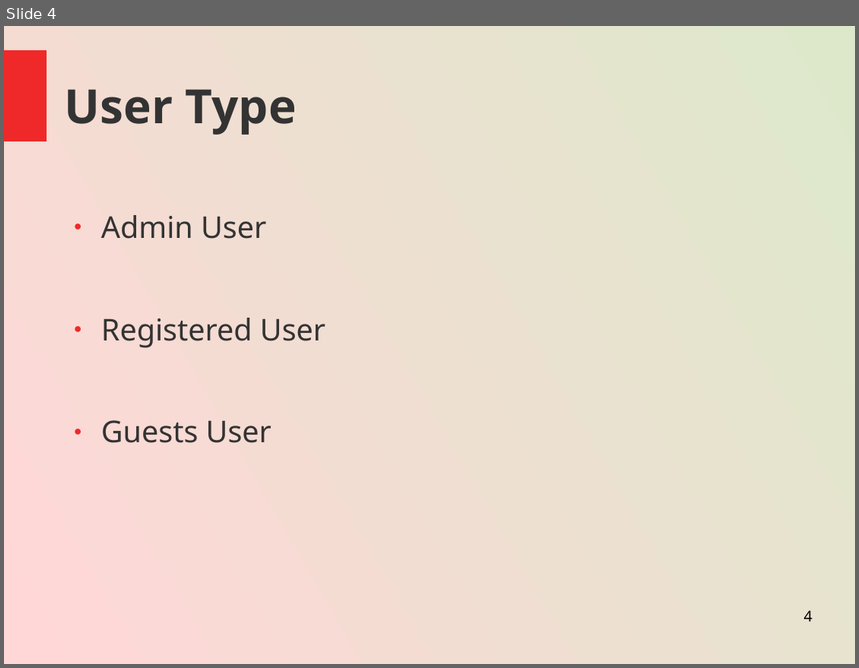
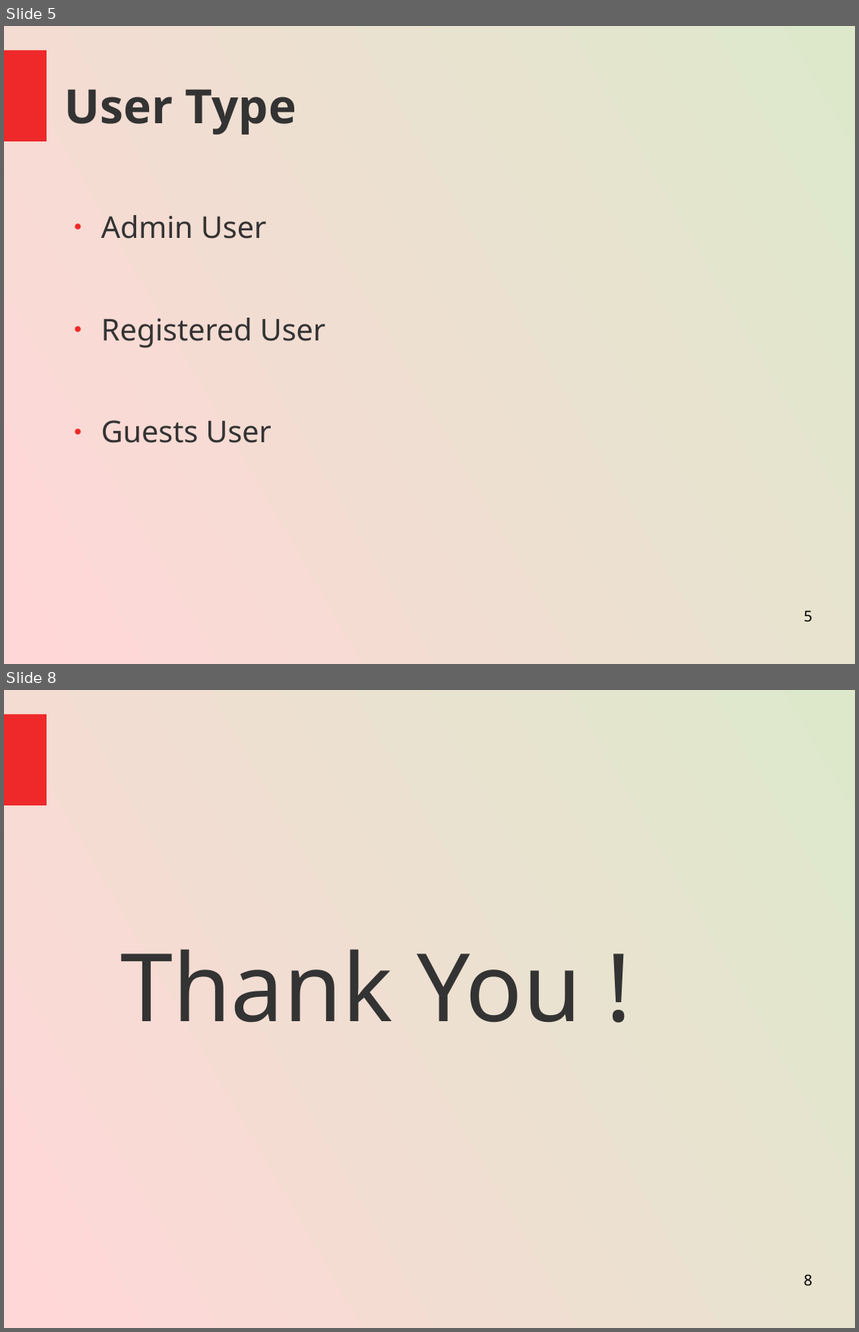
Before and after one commit to shreelimbkar/B9IS123_RRApp, a slide deck: GoSolo-ppt.odp. Shown one above the other, each under a label of ours: slide 4 before the commit, slides 5 and 8 after it; the slides between them are not shown. The pictures are 859x668 and 859x1332 pixels, drawn with LibreOffice and Linux fonts; fonts in the diff are those of the drawing. Boxes give left, top, right and bottom in pixels: in the first picture for what was removed or moved away, otherwise in the second. Text is boxed around its words. In the diff, an @@ line names an element or a change of style, - is before the commit and + after.

```diff
--- a/GoSolo-ppt.odp
+++ b/GoSolo-ppt.odp
@@ slide 8 added at (x1=4, y1=690, x2=855, y2=1328), background gradient #DDE8CB to #FFD7D7; not listed: 1 template element that a slide beside it also shows @@
@@ text added at (x1=120, y1=949, x2=582, y2=1023), 88 pt, text #333333 @@
+Thank You !
@@ page number added at (x1=804, y1=1274, x2=813, y2=1287), 14 pt, text #000000 @@
+8
@@ what was slide 4 is now slide 5 @@
@@ page number at (x1=804, y1=611, x2=813, y2=623): text changed @@
-4
+5
```
Also in this commit, not shown: 3 slides changed, 2 other slides added.
